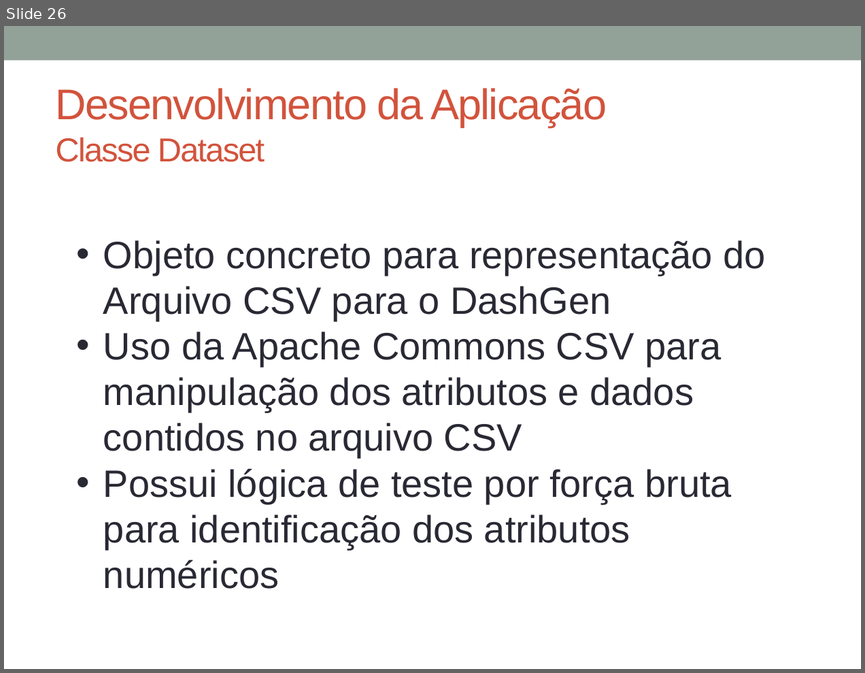
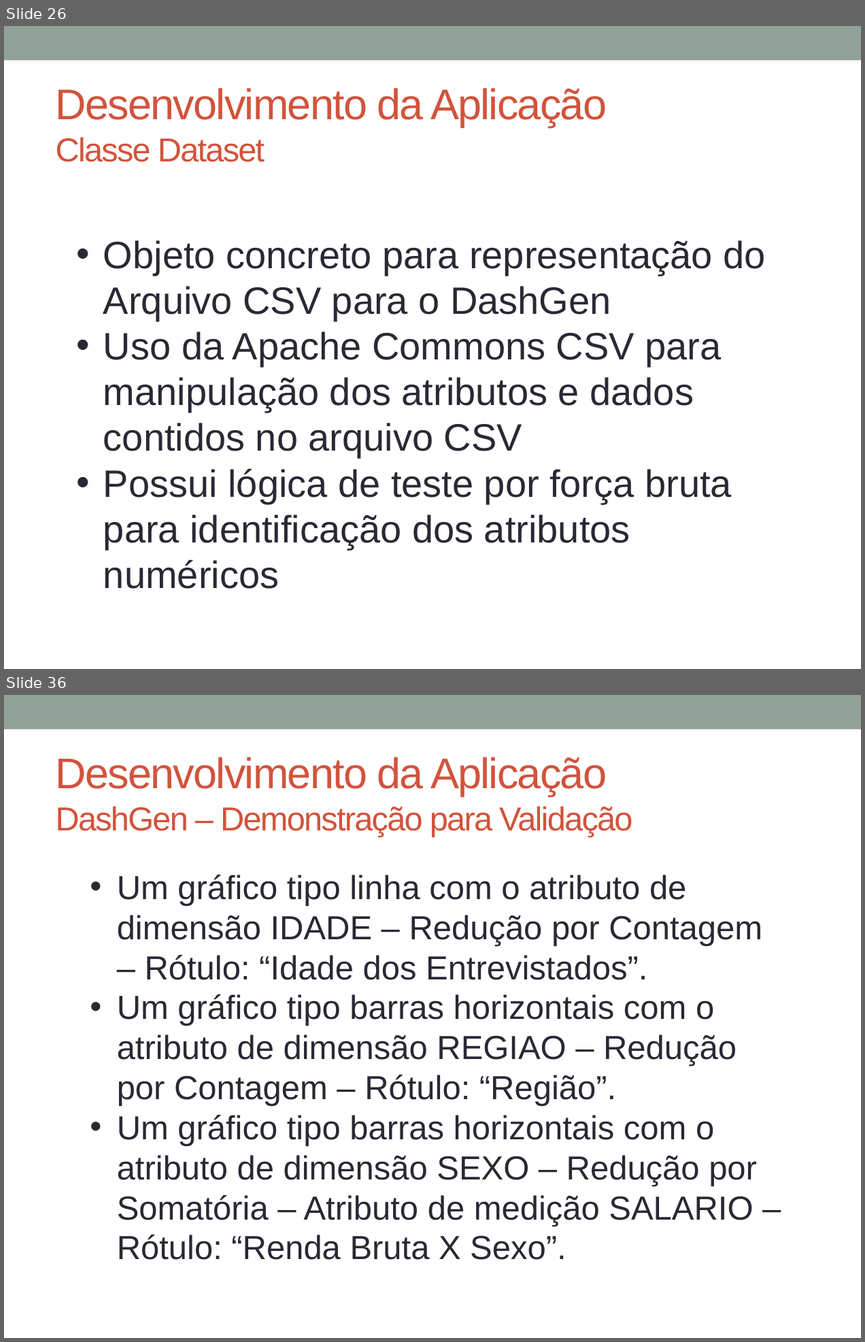
Before and after one commit to glaubergad/tccrepo, a slide deck: mono/Defesa TCC - DashGen.pptx. Shown one above the other, each under a label of ours: slide 26 before the commit, slides 26 and 36 after it; the slides between them are not shown. The pictures are 865x673 and 865x1342 pixels, drawn with LibreOffice and Linux fonts; fonts in the diff are those of the drawing. Boxes give left, top, right and bottom in pixels: in the first picture for what was removed or moved away, otherwise in the second. Text is boxed around its words. In the diff, an @@ line names an element or a change of style, - is before the commit and + after.

```diff
--- a/mono/Defesa TCC - DashGen.pptx
+++ b/mono/Defesa TCC - DashGen.pptx
@@ slide 36 added at (4, 695, 861, 1338), background #FFFFFF; not listed: 1 template element that a slide beside it also shows @@
@@ title added at (56, 757, 632, 836), 27.9 pt, text #D2533C @@
+Desenvolvimento da Aplicação
+DashGen – Demonstração para Validação
@@ text added at (117, 875, 762, 1259), 28 pt, text #292934 @@
+• Um gráfico tipo linha com o atributo de dimensão IDADE – Redução por Contagem – Rótulo: “Idade dos Entrevistados”.
+• Um gráfico tipo barras horizontais com o atributo de dimensão REGIAO – Redução por Contagem – Rótulo: “Região”.
+• Um gráfico tipo barras horizontais com o atributo de dimensão SEXO – Redução por Somatória – Atributo de medição SALARIO – Rótulo: “Renda Bruta X Sexo”.
```
Also in this commit, not shown: 2 slides changed, 20 other slides added, 1 other file.
